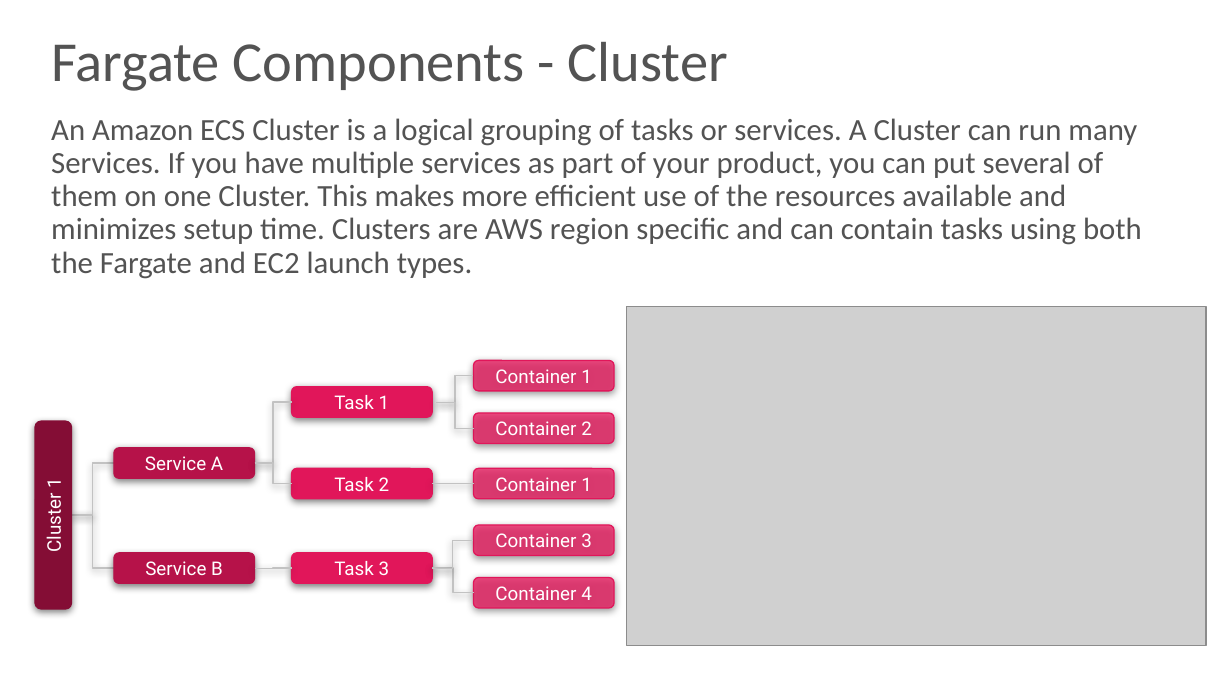
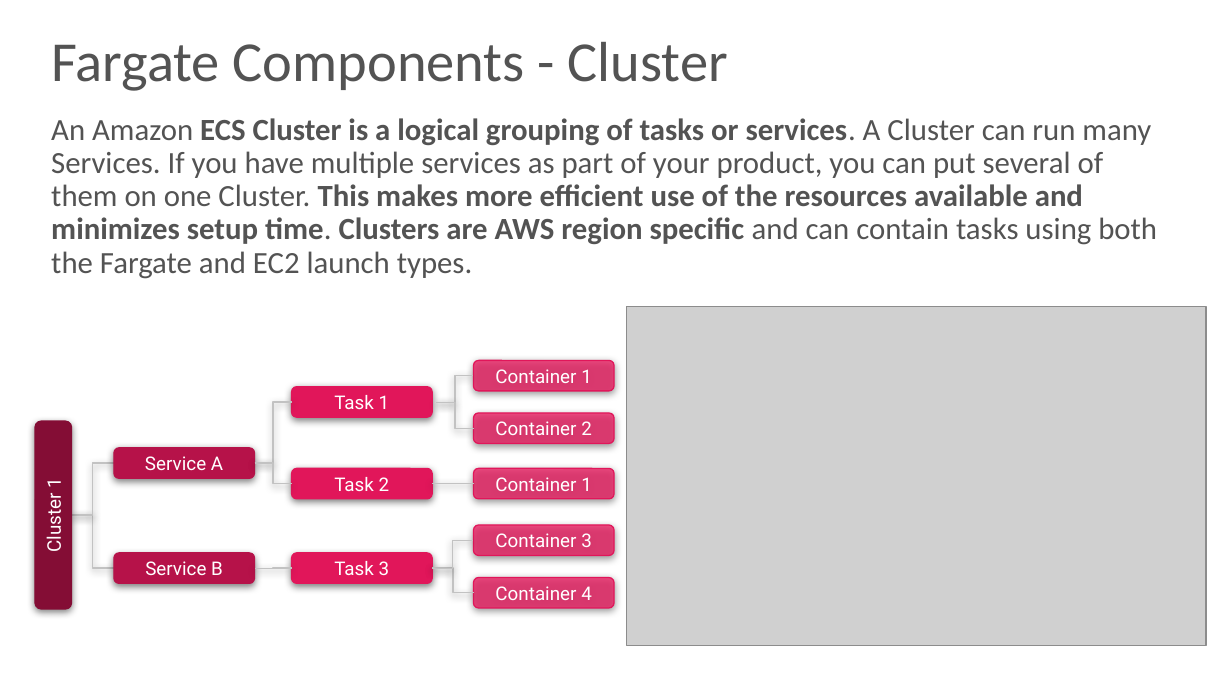
Before and after one commit to skarlekar/fargate-patterns, a slide deck: slide 11 of presentation/Fargate Patterns.pptx. Drawn at 1232x693 pixels with LibreOffice and Linux fonts; fonts in the diff are those of the drawing; grey boxes stand for pictures; background and template pictures are left out. Boxes give left, top, right and bottom in pixels: in the first picture for what was removed or moved away, otherwise in the second. Text is boxed around its words. In the diff, an @@ line names an element or a change of style, - is before the commit and + after.

```diff
--- a/presentation/Fargate Patterns.pptx
+++ b/presentation/Fargate Patterns.pptx
@@ text "An Amazon ECS Cluster is ..." at <box>51,118,1157,279</box>: bold on in "ECS Cluster is a logical grouping of ..." @@
```
Also in this commit, not shown: 7 other slides changed.
